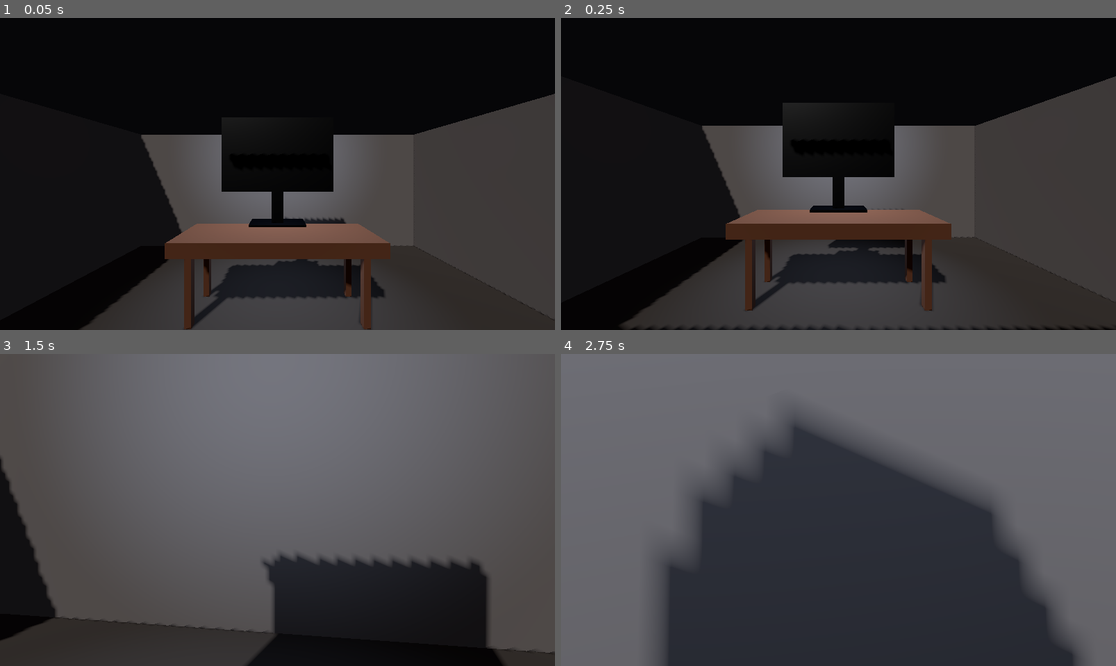
Above: before the commit, frames 1-4 (two rows, left to right).
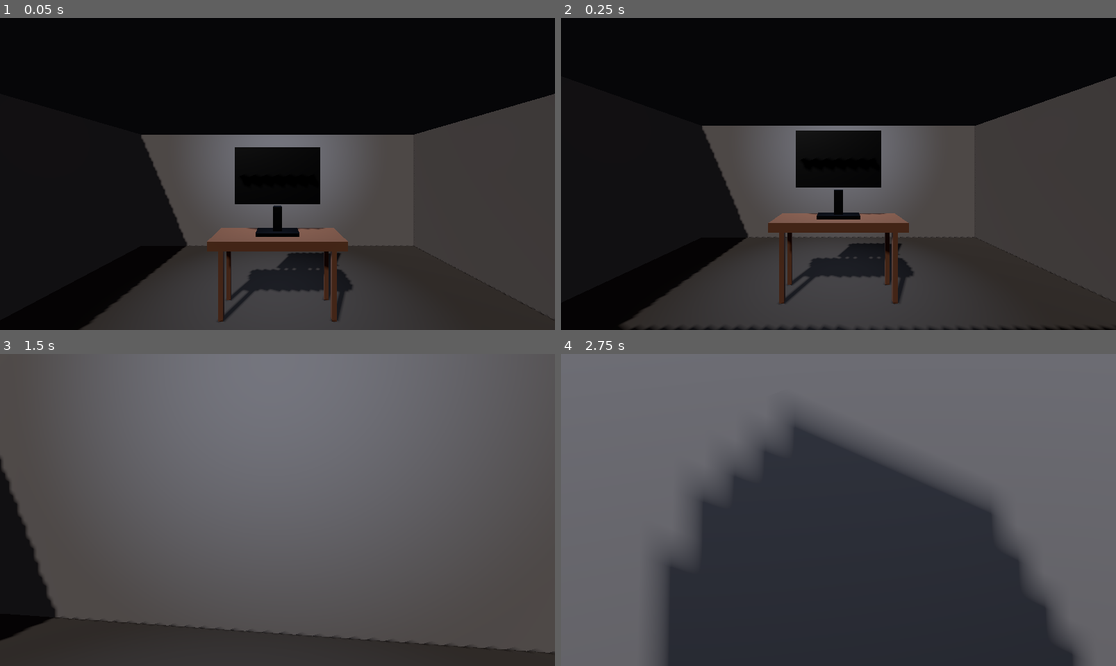
Above: after the commit, the same moments.

Repository: lucasteamalt12321/HorrorGame
Game: Godot game, scene res://world.tscn
Same seed, same stepped clock (60 frames per second), same inputs: the game is played once before the commit and once after it.
Inputs (mouse positions are in pixels of both pictures, inside the frame that each line leads up to):
- Up to frame 1 (0.05 s): no input
- Up to frame 2 (0.25 s): no input
- Up to frame 3 (1.5 s): tap Enter (ui_accept) at 0.5, 0.77 s; move the mouse to (305, 510) at 0.52 s; hold W (move_forward) from 0.53 s (still down); move the mouse to (249, 510) at 1.27 s
- Up to frame 4 (2.75 s): keep holding W (move_forward); tap Enter (ui_accept) at 1.52 s; move the mouse to (849, 503) at 2.02 s

The runs differ from the first frame. In frame 1, 7.3% of the frame differs, in the area x 29-71%, y 37-100%; in frame 2, 6.7%; in frame 3, 13%, in the area x 44-91%, y 64-100%; in frame 4, nothing differs.

Commit message:
Scale desk and computer down proportionally by 1.5x

Diff:
--- a/test_room.tscn
+++ b/test_room.tscn
@@ -35,10 +35,10 @@
 albedo_color = Color(0.28, 0.16, 0.08, 1)
 
 [sub_resource type="BoxMesh" id="BoxMesh_desk"]
-size = Vector3(3.6, 0.25, 1.3)
+size = Vector3(2.4, 0.167, 0.867)
 
 [sub_resource type="BoxMesh" id="BoxMesh_desk_leg"]
-size = Vector3(0.125, 2.2, 0.125)
+size = Vector3(0.083, 1.467, 0.083)
 
 [sub_resource type="StandardMaterial3D" id="Material_monitor"]
 albedo_color = Color(0.025, 0.025, 0.03, 1)
@@ -46,16 +46,16 @@
 roughness = 0.35
 
 [sub_resource type="BoxMesh" id="BoxMesh_monitor_body"]
-size = Vector3(2.4, 1.6, 0.24)
+size = Vector3(1.6, 1.067, 0.16)
 
 [sub_resource type="PlaneMesh" id="PlaneMesh_screen"]
-size = Vector2(2.1, 1.3)
+size = Vector2(1.4, 0.867)
 
 [sub_resource type="BoxMesh" id="BoxMesh_monitor_stand"]
-size = Vector3(0.24, 0.75, 0.24)
+size = Vector3(0.16, 0.5, 0.16)
 
 [sub_resource type="BoxMesh" id="BoxMesh_monitor_base"]
-size = Vector3(1.2, 0.1, 0.55)
+size = Vector3(0.8, 0.067, 0.367)
 
 [sub_resource type="StandardMaterial3D" id="Material_screen"]
 albedo_color = Color(0.1, 0.8, 0.1, 1)
@@ -129,44 +129,44 @@
 mesh = SubResource("BoxMesh_desk")
 
 [node name="Leg1" type="MeshInstance3D" parent="Desk"]
-transform = Transform3D(1, 0, 0, 0, 1, 0, 0, 0, 1, -1.5, -1.1, -0.45)
+transform = Transform3D(1, 0, 0, 0, 1, 0, 0, 0, 1, -1, -0.7335, -0.3)
 material_override = SubResource("Material_desk")
 mesh = SubResource("BoxMesh_desk_leg")
 
 [node name="Leg2" type="MeshInstance3D" parent="Desk"]
-transform = Transform3D(1, 0, 0, 0, 1, 0, 0, 0, 1, 1.5, -1.1, -0.45)
+transform = Transform3D(1, 0, 0, 0, 1, 0, 0, 0, 1, 1, -0.7335, -0.3)
 material_override = SubResource("Material_desk")
 mesh = SubResource("BoxMesh_desk_leg")
 
 [node name="Leg3" type="MeshInstance3D" parent="Desk"]
-transform = Transform3D(1, 0, 0, 0, 1, 0, 0, 0, 1, -1.5, -1.1, 0.45)
+transform = Transform3D(1, 0, 0, 0, 1, 0, 0, 0, 1, -1, -0.7335, 0.3)
 material_override = SubResource("Material_desk")
 mesh = SubResource("BoxMesh_desk_leg")
 
 [node name="Leg4" type="MeshInstance3D" parent="Desk"]
-transform = Transform3D(1, 0, 0, 0, 1, 0, 0, 0, 1, 1.5, -1.1, 0.45)
+transform = Transform3D(1, 0, 0, 0, 1, 0, 0, 0, 1, 1, -0.7335, 0.3)
 material_override = SubResource("Material_desk")
 mesh = SubResource("BoxMesh_desk_leg")
 
 [node name="Monitor" type="Node3D" parent="."]
-transform = Transform3D(1, 0, 0, 0, 1, 0, 0, 0, 1, 0, 3.005, -1.1)
+transform = Transform3D(1, 0, 0, 0, 1, 0, 0, 0, 1, 0, 2.55, -0.5)
 
 [node name="Body" type="MeshInstance3D" parent="Monitor"]
 material_override = SubResource("Material_monitor")
 mesh = SubResource("BoxMesh_monitor_body")
 
 [node name="Screen" type="MeshInstance3D" parent="Monitor"]
-transform = Transform3D(-1, 0, -8.742278e-08, 0, 1, 0, 8.742278e-08, 0, -1, 0, 0, -0.121)
+transform = Transform3D(-1, 0, -8.742278e-08, 0, 1, 0, 8.742278e-08, 0, -1, 0, 0, -0.081)
 material_override = SubResource("Material_screen")
 mesh = SubResource("PlaneMesh_screen")
 
 [node name="Stand" type="MeshInstance3D" parent="Monitor"]
-transform = Transform3D(1, 0, 0, 0, 1, 0, 0, 0, 1, 0, -1.175, 0)
+transform = Transform3D(1, 0, 0, 0, 1, 0, 0, 0, 1, 0, -0.833, 0)
 material_override = SubResource("Material_monitor")
 mesh = SubResource("BoxMesh_monitor_stand")
 
 [node name="Base" type="MeshInstance3D" parent="Monitor"]
-transform = Transform3D(1, 0, 0, 0, 1, 0, 0, 0, 1, 0, -1.53, 0)
+transform = Transform3D(1, 0, 0, 0, 1, 0, 0, 0, 1, 0, -1.08, 0)
 material_override = SubResource("Material_monitor")
 mesh = SubResource("BoxMesh_monitor_base")
 
